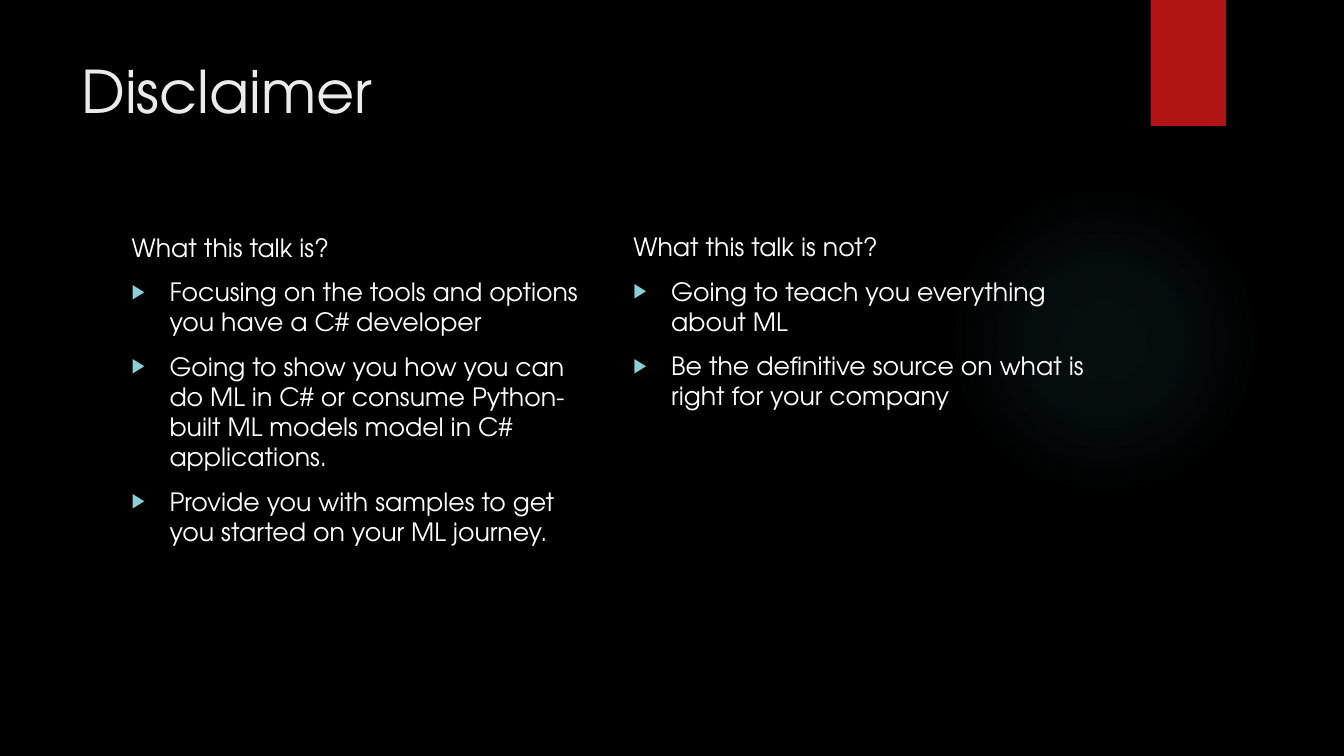
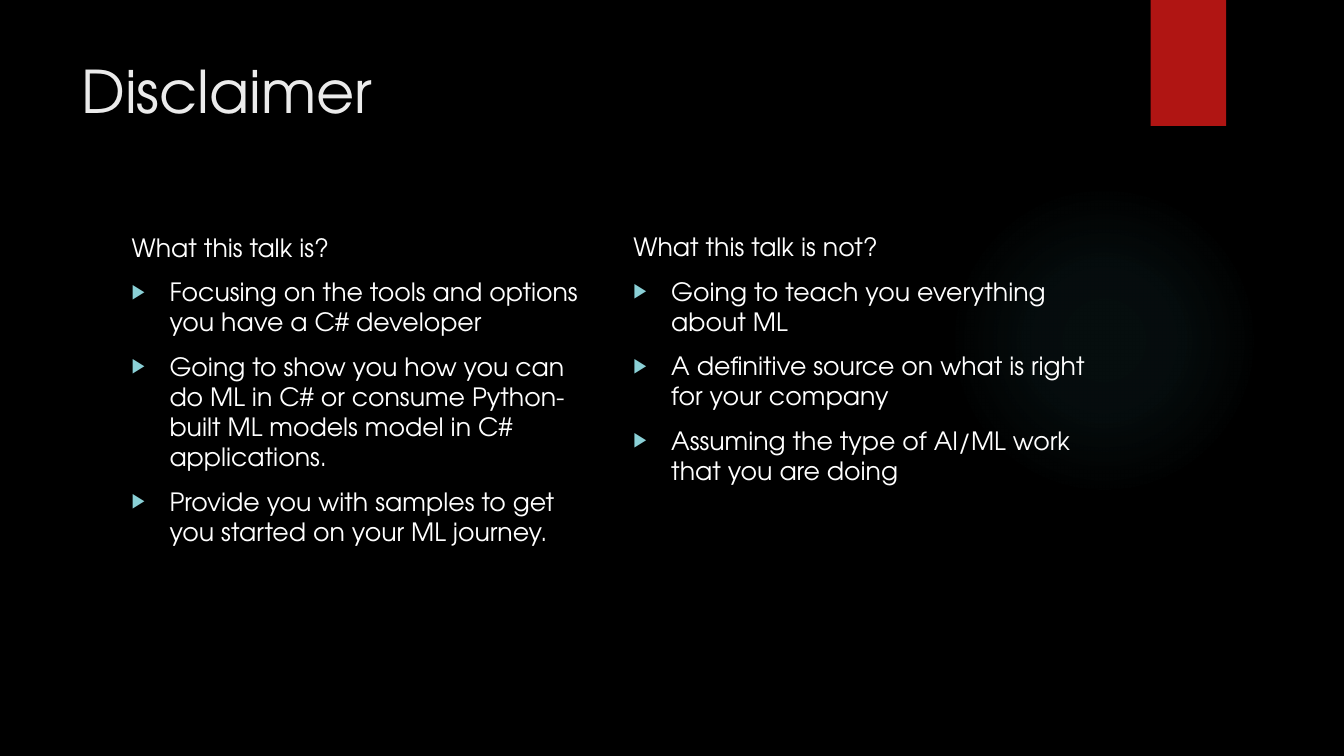
Before and after one commit to korz/ml-in-csharp, a slide deck: slide 3 of Slides.pptx. Drawn at 1344x756 pixels with LibreOffice and Linux fonts; fonts in the diff are those of the drawing; background and template pictures are left out. Boxes give left, top, right and bottom in pixels: in the first picture for what was removed or moved away, otherwise in the second. Text is boxed around its words. In the diff, an @@ line names an element or a change of style, - is before the commit and + after.

```diff
--- a/Slides.pptx
+++ b/Slides.pptx
@@ text at [671,356,1084,486]: text changed @@
-▶ Be the definitive source on what is right for your company
+▶ A definitive source on what is right for your company
+▶ Assuming the type of AI/ML work that you are doing
```
Also in this commit, not shown: 18 other slides changed, 16 slides added, 9 slides removed, 4 other files.
